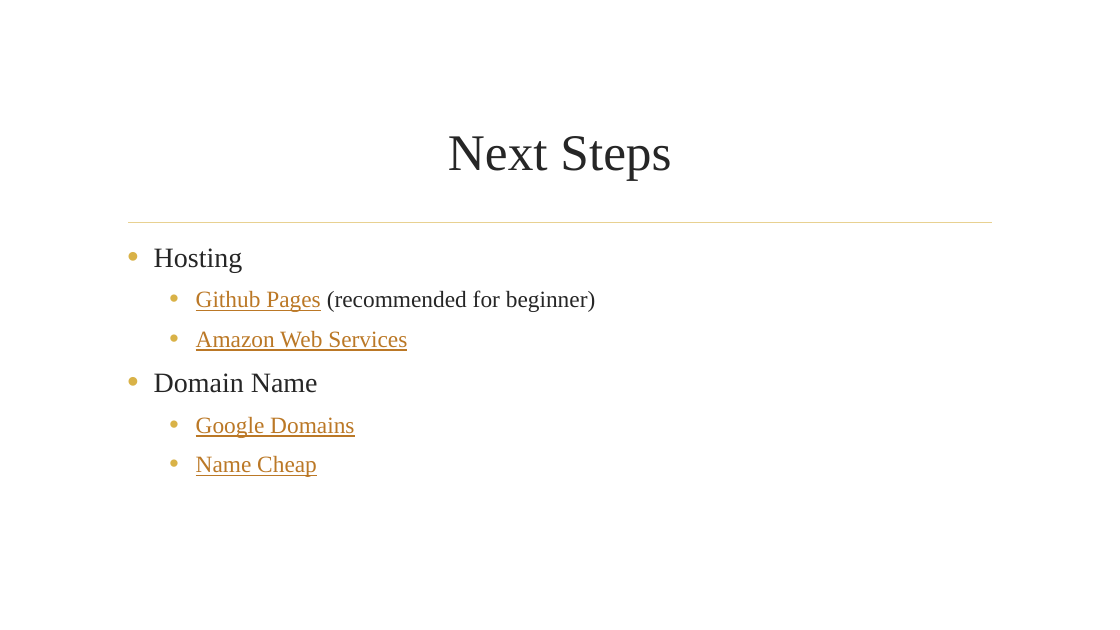
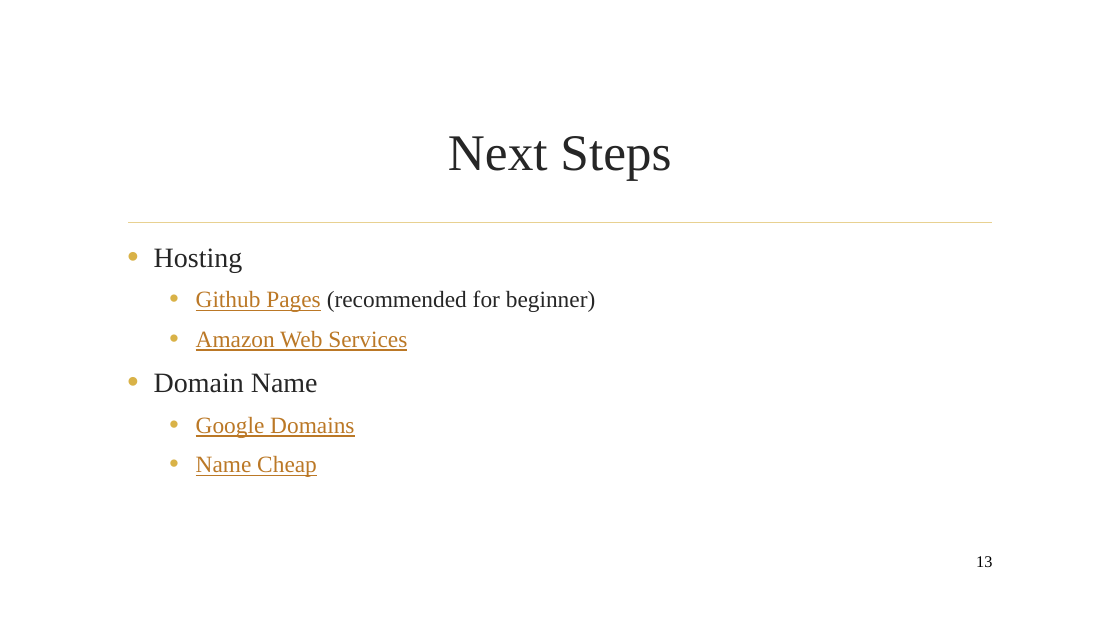
Before and after one commit to AADeLucia/beginner_web_tutorial, a slide deck: slide 13 of website_tutorial_beginner.pptx (slide 9 before the commit). Drawn at 1120x630 pixels with LibreOffice and Linux fonts; fonts in the diff are those of the drawing; background and template pictures are left out. Boxes give left, top, right and bottom in pixels: in the first picture for what was removed or moved away, otherwise in the second. Text is boxed around its words. In the diff, an @@ line names an element or a change of style, - is before the commit and + after.

```diff
--- a/website_tutorial_beginner.pptx
+++ b/website_tutorial_beginner.pptx
@@ page number added at box(976, 556, 992, 567), 14 pt, text #000000 @@
+13
```
Also in this commit, not shown: 8 other slides changed, 4 slides added, 4 other files.
